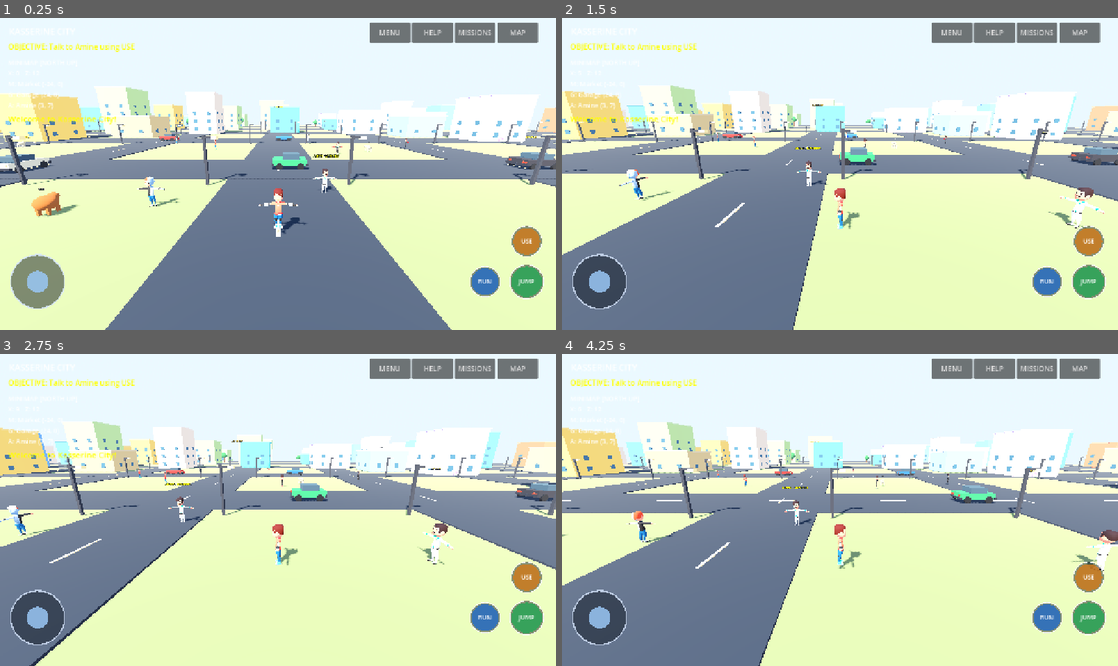
Above: before the commit, frames 1-4 (two rows, left to right).
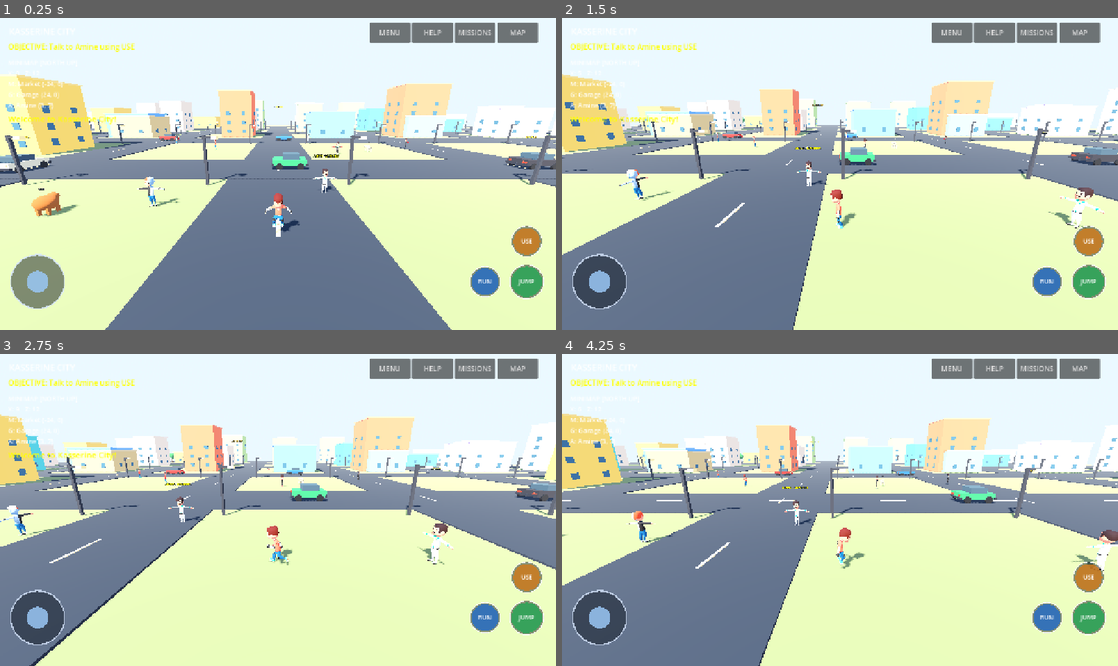
Above: after the commit, the same moments.

Repository: Gass-OS/Kasserine-City
Game: Godot game, scene res://main.tscn
Same seed, same stepped clock (60 frames per second), same inputs: the game is played once before the commit and once after it.
Inputs (mouse positions are in pixels of both pictures, inside the frame that each line leads up to):
- Up to frame 1 (0.25 s): no input
- Up to frame 2 (1.5 s): move the mouse to (962, 158) at 0.52 s; hold D 0.53-1.25 s; click (962, 158) at 0.67 s; tap Space at 0.77 s; drag from (728, 189) to (812, 236) at 1.27 s
- Up to frame 3 (2.75 s): move the mouse to (333, 441) at 2.02 s; hold D from 2.03 s (still down)
- Up to frame 4 (4.25 s): release D at 2.75 s; drag from (812, 572) to (673, 463) at 2.77 s; move the mouse to (1006, 556) at 3.52 s; hold A from 3.53 s (still down); tap Space at 3.77 s

The runs differ from the first frame. In frame 1, 8.6% of the frame differs, in the area x 0-100%, y 18-70%; in frame 2, 8.1%; in frame 3, 7.8%; in frame 4, 8.1%.

Commit message:
Fix player animation binding and building placement

Diff:
--- a/scripts/character_model.gd
+++ b/scripts/character_model.gd
@@ -71,7 +71,7 @@
 
     var player = AnimationPlayer.new()
     player.name = "GameAnimationPlayer"
-    player.root_node = NodePath(".")
+    player.root_node = NodePath("..")
     model.add_child(player)
     player.add_animation_library("", library)
 
--- a/scripts/world.gd
+++ b/scripts/world.gd
@@ -105,12 +105,13 @@
         Color(0.70, 0.82, 0.47)
     ]
 
-    for x in range(-4, 5):
-        for z in range(-4, 5):
+    # Buildings belong in the green plots BETWEEN roads, never on road centres.
+    for x in range(-4, 4):
+        for z in range(-4, 4):
             if abs(x) <= 1 and abs(z) <= 1:
                 continue
-            var cx = x * 24.0 + rng.randf_range(-4, 4)
-            var cz = z * 24.0 + rng.randf_range(-4, 4)
+            var cx = x * 24.0 + 12.0 + rng.randf_range(-1.5, 1.5)
+            var cz = z * 24.0 + 12.0 + rng.randf_range(-1.5, 1.5)
             var w = rng.randf_range(7.0, 11.0)
             var d = rng.randf_range(7.0, 11.0)
             var h = rng.randf_range(4.0, 13.0)
